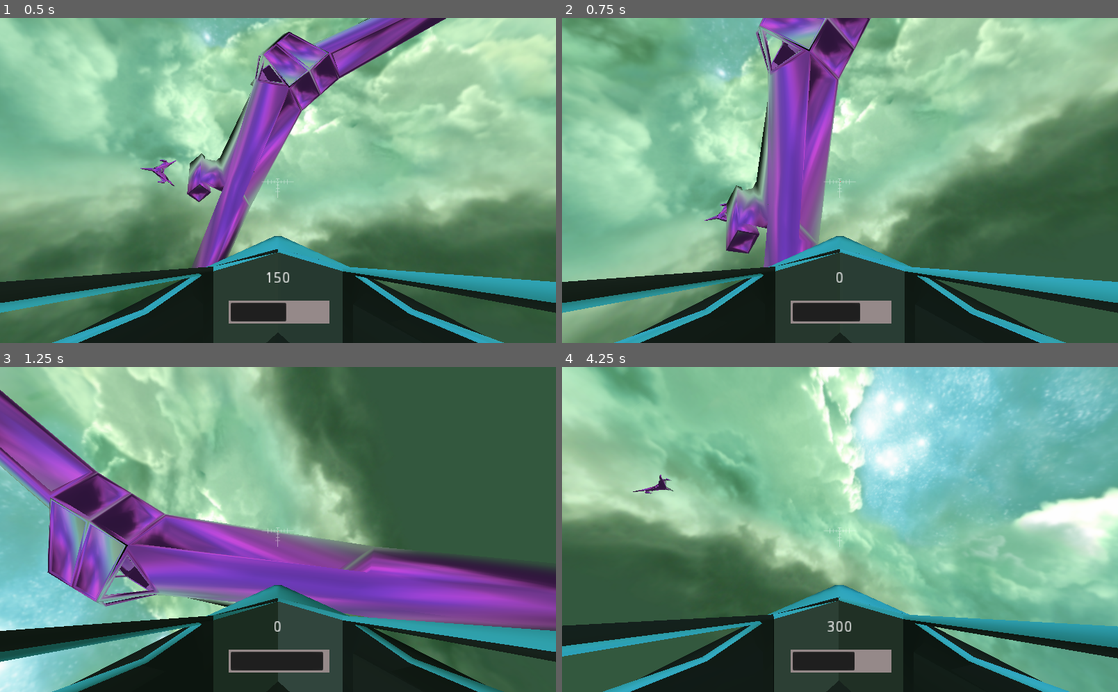
Above: before the commit, frames 1-4 (two rows, left to right).
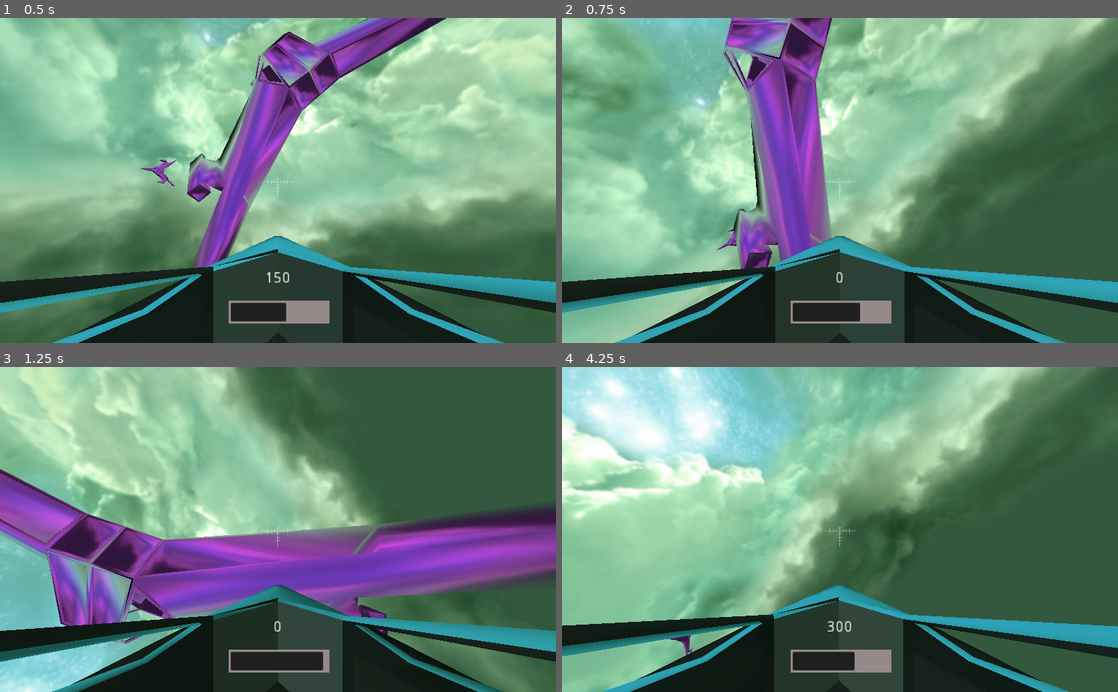
Above: after the commit, the same moments.

Repository: Patriks-Blauzda/Space-Game
Game: Godot game, scene res://Main.tscn
Two runs of this game, one before a commit and one after it. Both use one fixed random seed, a clock stepped at 60 frames per second and the inputs below.
Inputs:
- Up to frame 1 (0.5 s): no input
- Up to frame 2 (0.75 s): tap Enter at 0.5 s; hold Right (joystick_right) from 0.53 s (still down); hold Space (Laser) from 0.53 s (still down)
- Up to frame 3 (1.25 s): keep holding Right (joystick_right); keep holding Space (Laser)
- Up to frame 4 (4.25 s): release Right (joystick_right) at 1.28 s; release Space (Laser) at 1.28 s; hold S (brake) 1.28-2.03 s; tap W (throttle) at 1.35 s; hold Right (joystick_right) 2.03-2.78 s; tap R at 2.1 s; hold Up (joystick_up) 2.78-3.53 s; tap Space (Laser) at 2.85 s; hold Left (joystick_left) from 3.53 s (still down); hold W (throttle) from 3.53 s (still down)

Frame 1 is identical in both runs. In frame 2, 40% of the frame differs, in the area x 0-100%, y 0-100%; in frame 3, 43%; in frame 4, 79%.

Commit message:
added dynamic turn speed based on movement speed

Diff:
--- a/Main.tscn
+++ b/Main.tscn
@@ -42,7 +42,6 @@
 environment = SubResource( 2 )
 
 [node name="Spaceship" parent="." instance=ExtResource( 2 )]
-rotationspd = 0.025
 
 [node name="StaticBody" type="StaticBody" parent="."]
 transform = Transform( 3.02186, 2.09633, 1.57282, -2.62076, 2.41717, 1.81354, 0, -2.40056, 3.19958, -0.991391, 16.0642, 93.6875 )
--- a/Spaceship.gd
+++ b/Spaceship.gd
@@ -4,7 +4,7 @@
 export var spd = 150
 export var boost = 300
 export var accel = 5
-export var rotationspd = 0.0275
+export var rotationspd = 5
 
 
 var currentrotation = rotationspd
@@ -37,10 +37,9 @@
 	else:
 		currentrotation = clamp(currentrotation - rotationspd * 0.1, 0, rotationspd)
 
-
 	# function rotates the player by specified angle (0.05 radians)
-	rotate_object_local(Vector3(saveddirections.y, 0, saveddirections.x).normalized(), currentrotation)
-	rotate_object_local(Vector3(saveddirections.y, 0, saveddirections.x).normalized(), currentrotation)
+	rotate_object_local(Vector3(saveddirections.y, 0, saveddirections.x).normalized(),
+								clamp(currentrotation / (currentspd + 1), 0, 0.05))
 
 
 	# if button is held, max speed is increased
